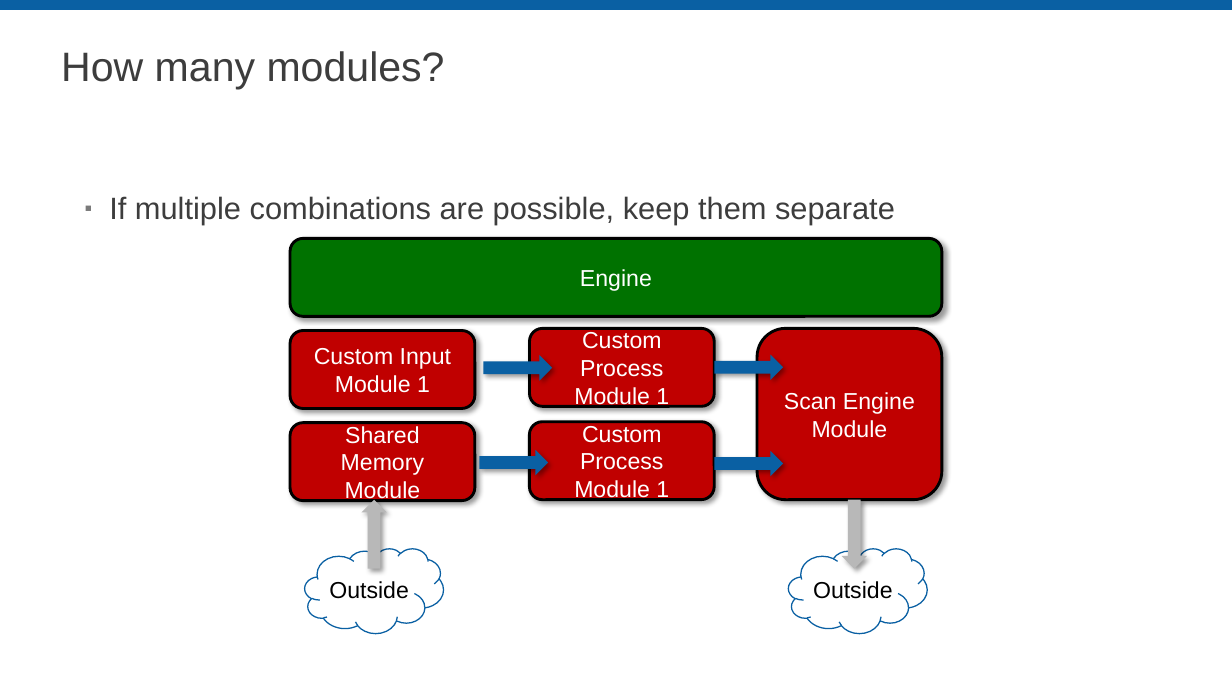
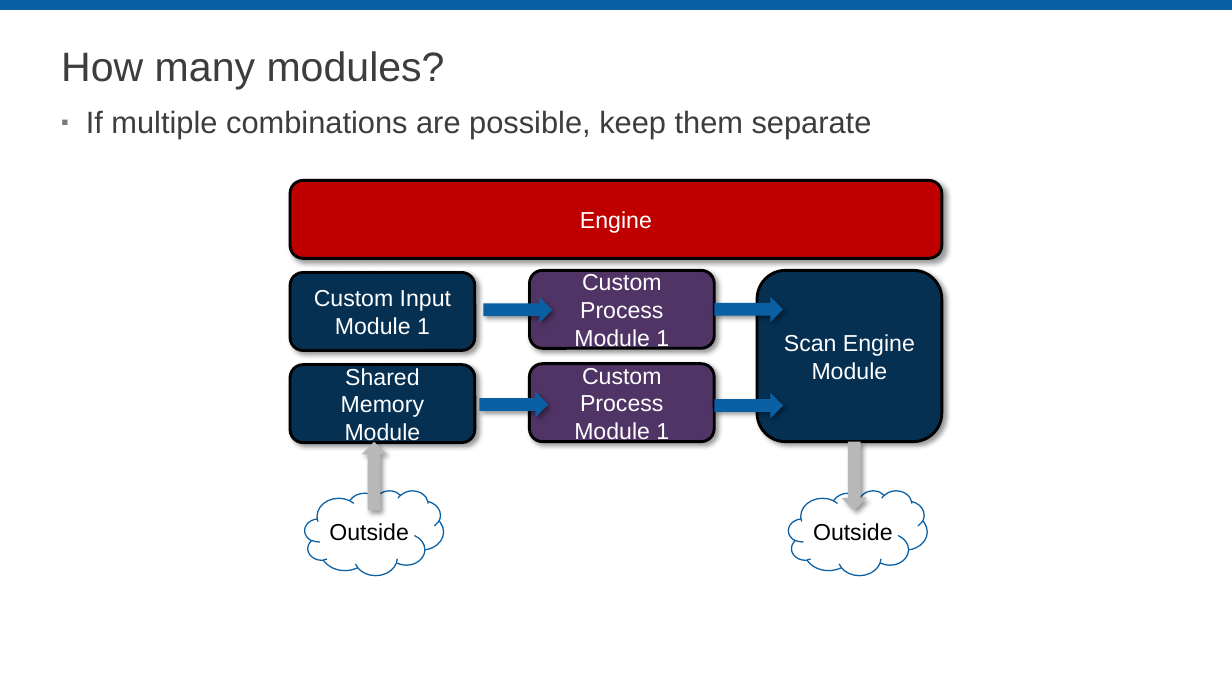
Before and after one commit to LabVIEW-DCAF/Documentation, a slide deck: slide 7 of Trunk/Getting Started Material/DCAF Training/4 Designing an application with DCAF.pptx. Drawn at 1232x693 pixels with LibreOffice and Linux fonts; fonts in the diff are those of the drawing; background and template pictures are left out. Boxes give left, top, right and bottom in pixels: in the first picture for what was removed or moved away, otherwise in the second. Text is boxed around its words. In the diff, an @@ line names an element or a change of style, - is before the commit and + after.

Commit message:
Working on the formatting
Fixing formatting on slide decks, adapted color schemes to match the Under the Hood presentation.

Re-made the Shared Memory diagram.

```diff
--- a/Trunk/Getting Started Material/DCAF Training/4 Designing an application with DCAF.pptx
+++ b/Trunk/Getting Started Material/DCAF Training/4 Designing an application with DCAF.pptx
@@ text "If multiple combinations are possible, ...": place and size @@
-text "If multiple combinations are possible, ..." at bbox=[109, 196, 895, 225]
+text "If multiple combinations are possible, ..." at bbox=[86, 110, 872, 139]
@@ rounded rectangle "Engine" at bbox=[290, 180, 942, 258]: fill #007200 to #C00000 @@
@@ fill #C00000 to #053052 in 3 elements at bbox=[757, 271, 942, 442], bbox=[290, 365, 475, 443], bbox=[290, 273, 475, 350] @@
@@ rounded rectangle "Custom Process Module 1" at bbox=[530, 271, 714, 348]: fill #C00000 to #503565 @@
@@ rounded rectangle "Custom Process Module 1" at bbox=[530, 364, 714, 442]: fill #C00000 to #503565 @@
@@ 4 rounded rectangles, 3 up arrows: place and size @@
-4 rounded rectangles, 3 up arrows at bbox=[290, 328, 942, 500]
+4 rounded rectangles, 3 up arrows at bbox=[290, 271, 942, 443]
@@ 3 up arrows, 2 rounded rectangles, 2 clouds: place and size @@
-3 up arrows, 2 rounded rectangles, 2 clouds at bbox=[290, 238, 942, 634]
+3 up arrows, 2 rounded rectangles, 2 clouds at bbox=[290, 180, 942, 576]
```
Also in this commit, not shown: 3 other slides changed, 4 other files.
